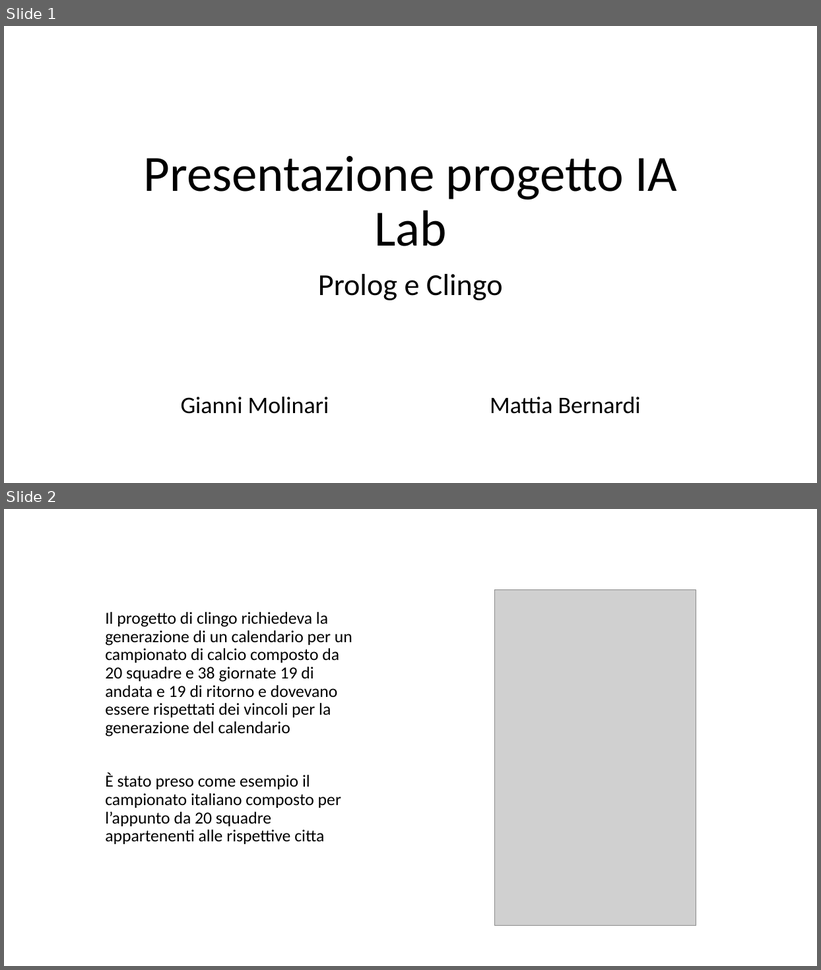
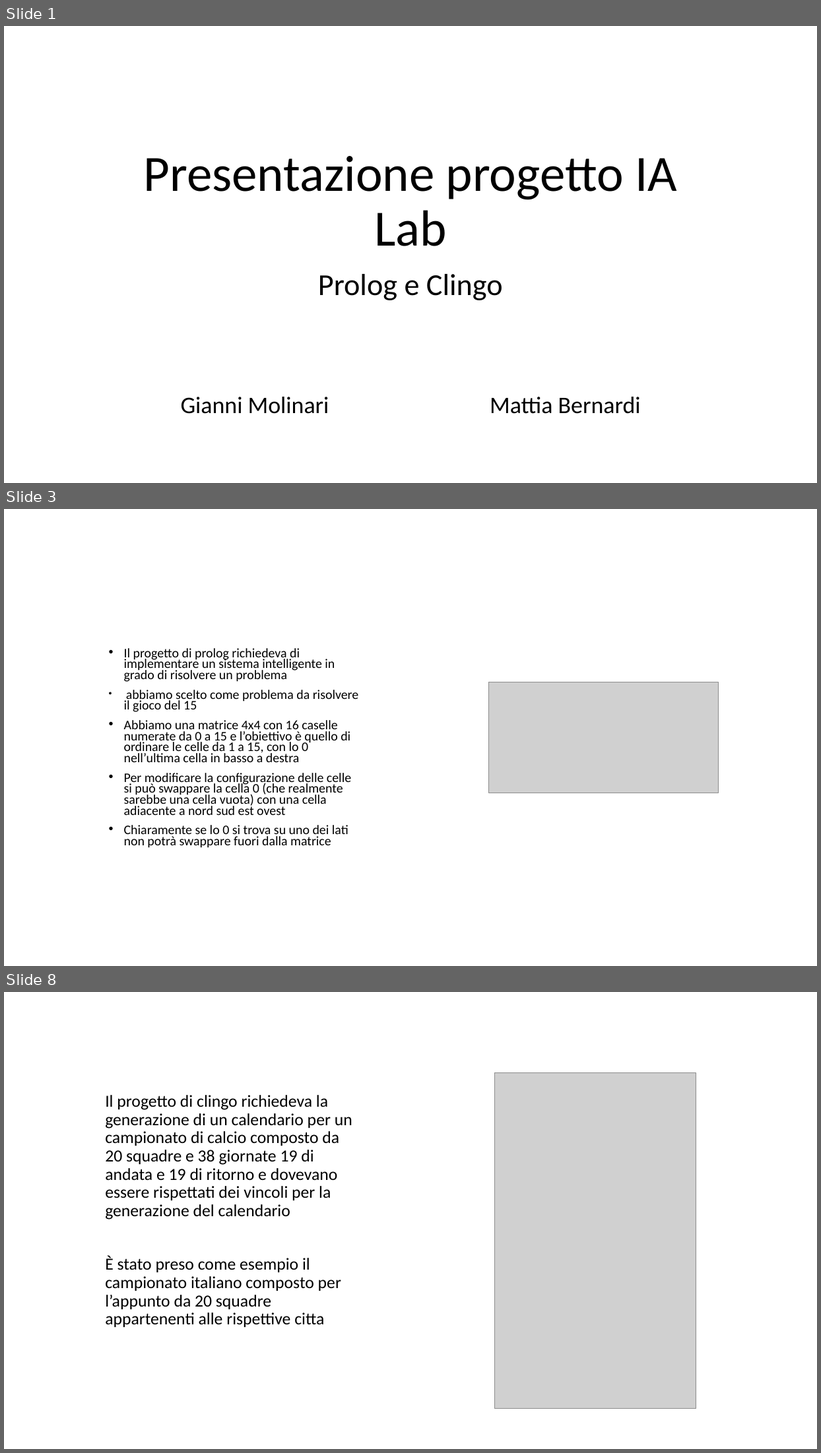
Before and after one commit to giargiapower/prolog-clingo-clips-soar, a slide deck: Presentazioni/Presentazione_Pozzato.pptx. Shown one above the other, each under a label of ours: slides 1 and 2 before the commit, slides 1, 3 and 8 after it; the slides between them are not shown. The pictures are 821x970 and 821x1453 pixels, drawn with LibreOffice and Linux fonts; fonts in the diff are those of the drawing; grey boxes stand for pictures. Boxes give left, top, right and bottom in pixels: in the first picture for what was removed or moved away, otherwise in the second. Text is boxed around its words. In the diff, an @@ line names an element or a change of style, - is before the commit and + after.

Commit message:
aggiunta parte prolog

```diff
--- a/Presentazioni/Presentazione_Pozzato.pptx
+++ b/Presentazioni/Presentazione_Pozzato.pptx
@@ slide 3 added at (4,509,817,966), background #FFFFFF @@
@@ text added at (124,648,359,848), 15.5 pt, text #000000 @@
+• Il progetto di prolog richiedeva di implementare un sistema intelligente in grado di risolvere un problema
+• abbiamo scelto come problema da risolvere il gioco del 15
+• Abbiamo una matrice 4x4 con 16 caselle numerate da 0 a 15 e l’obiettivo è quello di ordinare le celle da 1 a 15, con lo 0 nell’ultima cella in basso a destra
+• Per modificare la configurazione delle celle si può swappare la cella 0 (che realmente sarebbe una cella vuota) con una cella adiacente a nord sud est ovest
+• Chiaramente se lo 0 si trova su uno dei lati non potrà swappare fuori dalla matrice
@@ picture added at (489,682,719,793) @@
@@ what was slide 2 is now slide 8 @@
```
Also in this commit, not shown: 5 other slides added.
